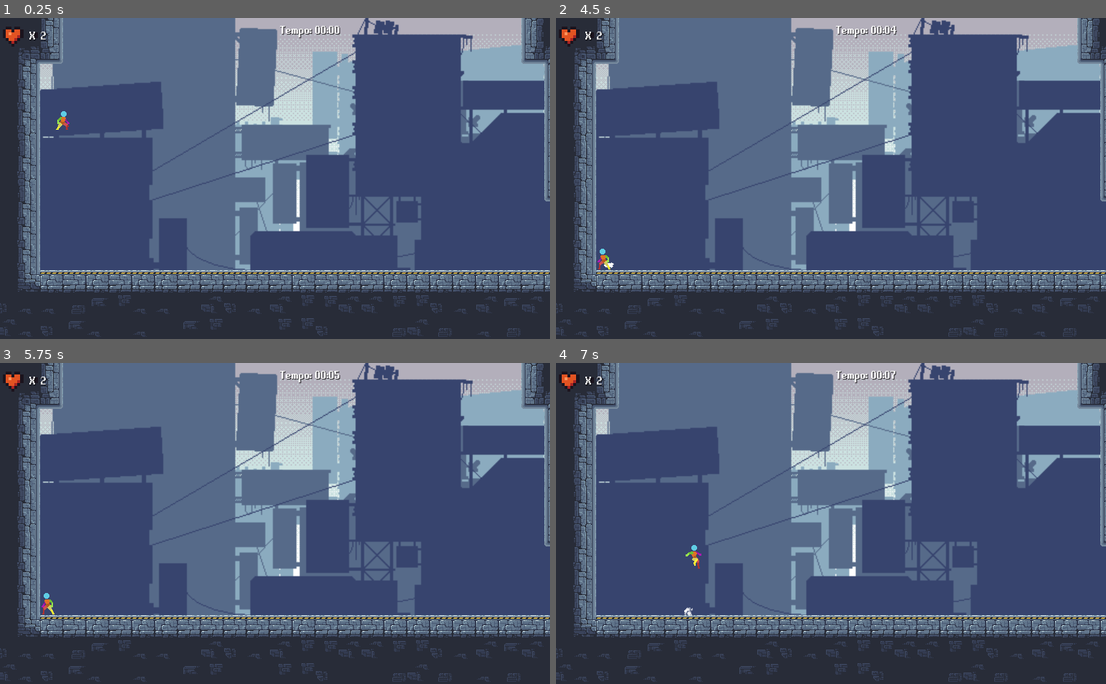
Above: before the commit, frames 1-4 (two rows, left to right).
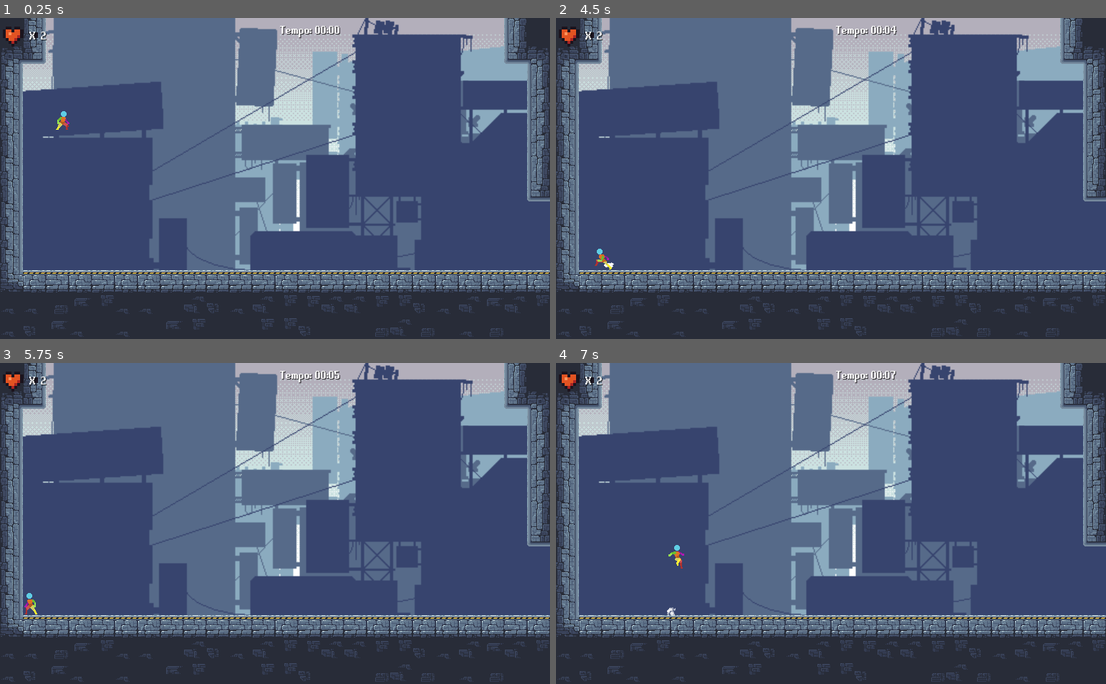
Above: after the commit, the same moments.

Repository: Eduardo-Pyment/Alquimista_dos_Sonhos-A_ultima_semente
Game: Godot game, scene res://Fases/fase_1.tscn
Same seed, same stepped clock (60 frames per second), same inputs: the game is played once before the commit and once after it. This scene is started directly instead of the project's main scene.
Inputs:
- Up to frame 1 (0.25 s): no input
- Up to frame 2 (4.5 s): tap Enter (ui_accept) at 0.5, 0.77, 1.52, 3.02, 3.77 s; hold Right (ui_right) 0.53-1.28 s; hold Left (ui_left) 1.28-2.03 s; hold Right (ui_right) 2.03-2.78 s; hold Up (ui_up) 2.78-3.53 s; hold Left (ui_left) from 3.53 s (still down)
- Up to frame 3 (5.75 s): keep holding Left (ui_left); tap Enter (ui_accept) at 4.52 s
- Up to frame 4 (7 s): release Left (ui_left) at 5.78 s; hold Right (ui_right) 5.78-6.53 s; tap Enter (ui_accept) at 6.02, 6.77 s; hold Up (ui_up) from 6.53 s (still down)

The runs differ from the first frame. In frame 1, 12% of the frame differs, in the area x 0-100%, y 0-100%; in frame 2, 12%; in frame 3, 12%; in frame 4, 12%.

Commit message:
Limpesa e tradução de nós

Diff:
--- a/Fases/fase_1.tscn
+++ b/Fases/fase_1.tscn
@@ -671,7 +671,6 @@
 
 [node name="TileMap" type="TileMap" parent="."]
 texture_filter = 1
-position = Vector2(24, 0)
 tile_set = SubResource("TileSet_elkec")
 format = 2
 layer_0/name = "BaseTiles"
@@ -685,7 +684,6 @@
 layer_1/tile_data = PackedInt32Array(786435, 917510, 21, 786436, 983046, 21, 786441, 917510, 21, 786442, 983046, 21, 786447, 917510, 21, 786448, 983046, 21, 786453, 917510, 21, 786454, 983046, 21, 24, 1048582, 14)
 
 [node name="NavigationRegion2D" type="NavigationRegion2D" parent="."]
-visible = false
 navigation_polygon = SubResource("NavigationPolygon_2chs2")
 
 [node name="Player" parent="." instance=ExtResource("3_3lnc8")]
@@ -764,18 +762,18 @@
 offset_left = -128.0
 offset_right = -128.0
 
-[node name="FireZone" type="Area2D" parent="."]
-position = Vector2(2088, 416)
+[node name="Zona_fogo" type="Area2D" parent="."]
+position = Vector2(2064, 416)
 collision_layer = 8
 collision_mask = 2
 script = ExtResource("11_rwtle")
 
-[node name="CollisionShape2D" type="CollisionShape2D" parent="FireZone"]
+[node name="CollisionShape2D" type="CollisionShape2D" parent="Zona_fogo"]
 position = Vector2(-16, 0)
 shape = SubResource("RectangleShape2D_vsgnm")
 debug_color = Color(1, 0, 0, 0.392157)
 
-[node name="GPUParticles2D" type="GPUParticles2D" parent="FireZone"]
+[node name="GPUParticles2D" type="GPUParticles2D" parent="Zona_fogo"]
 show_behind_parent = true
 position = Vector2(-16, 0)
 amount = 2500
@@ -788,7 +786,7 @@
 position = Vector2(1768, 352)
 
 [node name="Hidrogenio" parent="." instance=ExtResource("13_07k27")]
-position = Vector2(1056, 104)
+position = Vector2(1056, 88)
 script = SubResource("GDScript_tb7qc")
 
 [node name="Hidrogenio2" parent="." instance=ExtResource("14_cgojb")]
@@ -799,25 +797,24 @@
 collision_layer = 4
 collision_mask = 2
 
-[node name="AnimatableBody2D" parent="." instance=ExtResource("16_b2qrh")]
+[node name="Plataforma_1" parent="." instance=ExtResource("16_b2qrh")]
 position = Vector2(976, 256)
 Distancia = Vector2(0, 112)
 TempoTransicao = 7.0
 
-[node name="AnimatableBody2D2" parent="." instance=ExtResource("16_b2qrh")]
+[node name="Plataforma_2" parent="." instance=ExtResource("16_b2qrh")]
 show_behind_parent = true
 position = Vector2(1664, 384)
 Distancia = Vector2(0, 50)
 TempoTransicao = 5.0
 
-[node name="CollisionShape2D" parent="AnimatableBody2D2" index="0"]
+[node name="CollisionShape2D" parent="Plataforma_2" index="0"]
 shape = SubResource("RectangleShape2D_mooex")
 
-[node name="Sprite2D" parent="AnimatableBody2D2" index="1"]
+[node name="Sprite2D" parent="Plataforma_2" index="1"]
 region_rect = Rect2(128, 0, 32, 96)
 
 [node name="Dicas" parent="." instance=ExtResource("17_kuioi")]
-visible = false
 offset_left = 1496.0
 offset_top = 24.0
 offset_right = 2072.0
@@ -886,10 +883,10 @@
 text = "03"
 label_settings = SubResource("LabelSettings_pt2se")
 
-[node name="Area2D" parent="." instance=ExtResource("21_aw1ic")]
+[node name="Area_queda" parent="." instance=ExtResource("21_aw1ic")]
 position = Vector2(918, 449)
 
-[connection signal="body_entered" from="FireZone" to="FireZone" method="_on_body_entered"]
+[connection signal="body_entered" from="Zona_fogo" to="Zona_fogo" method="_on_body_entered"]
 [connection signal="timeout" from="HUD/Control/clock_timer" to="HUD/Control" method="_on_clock_timer_timeout"]
 
-[editable path="AnimatableBody2D2"]
+[editable path="Plataforma_2"]
--- a/Scenes/maquina_agua.tscn
+++ b/Scenes/maquina_agua.tscn
@@ -1,248 +1,248 @@
 [gd_scene load_steps=69 format=3 uid="uid://bk6t51v2413ci"]
 
 [ext_resource type="Script" path="res://Scripts/maquina_agua.gd" id="1_pfoxp"]
-[ext_resource type="Texture2D" uid="uid://dikdbghof1tqv" path="res://Assets/Textures/Itens/water machine/idle/water_machine_idle_64x64.png" id="2_7jxx8"]
-[ext_resource type="Texture2D" uid="uid://b3kyohg74por" path="res://Assets/Textures/Itens/water machine/active/water_machine1_on_64x64.png" id="2_a5ale"]
+[ext_resource type="Texture2D" uid="uid://b3kyohg74por" path="res://Assets/Textures/Itens/Maquina/active/water_machine1_on_64x64.png" id="2_oya5t"]
+[ext_resource type="Texture2D" uid="uid://uvjk8i5wqint" path="res://Assets/Textures/Itens/Maquina/full/water_machine_full_64x64.png" id="3_28mkg"]
 [ext_resource type="Texture2D" uid="uid://dh8qadmgci8wf" path="res://Assets/Textures/U.I/placeholder_uparrow.png" id="3_cljn2"]
-[ext_resource type="Texture2D" uid="uid://uvjk8i5wqint" path="res://Assets/Textures/Itens/water machine/full/water_machine_full_64x64.png" id="3_o2vkr"]
+[ext_resource type="Texture2D" uid="uid://dikdbghof1tqv" path="res://Assets/Textures/Itens/Maquina/idle/water_machine_idle_64x64.png" id="4_wgfrp"]
 
 [sub_resource type="RectangleShape2D" id="RectangleShape2D_apu4s"]
 size = Vector2(46, 35.5)
 
 [sub_resource type="AtlasTexture" id="AtlasTexture_lbqpl"]
-atlas = ExtResource("2_a5ale")
+atlas = ExtResource("2_oya5t")
 region = Rect2(0, 0, 64, 64)
 
 [sub_resource type="AtlasTexture" id="AtlasTexture_rso2w"]
-atlas = ExtResource("2_a5ale")
+atlas = ExtResource("2_oya5t")
 region = Rect2(0, 64, 64, 64)
 
 [sub_resource type="AtlasTexture" id="AtlasTexture_3w1fi"]
-atlas = ExtResource("2_a5ale")
+atlas = ExtResource("2_oya5t")
 region = Rect2(0, 128, 64, 64)
 
 [sub_resource type="AtlasTexture" id="AtlasTexture_bgof2"]
-atlas = ExtResource("2_a5ale")
+atlas = ExtResource("2_oya5t")
 region = Rect2(0, 192, 64, 64)
 
 [sub_resource type="AtlasTexture" id="AtlasTexture_30y34"]
-atlas = ExtResource("2_a5ale")
+atlas = ExtResource("2_oya5t")
 region = Rect2(0, 256, 64, 64)
 
 [sub_resource type="AtlasTexture" id="AtlasTexture_2sclh"]
-atlas = ExtResource("2_a5ale")
+atlas = ExtResource("2_oya5t")
 region = Rect2(0, 320, 64, 64)
 
 [sub_resource type="AtlasTexture" id="AtlasTexture_7hxxk"]
-atlas = ExtResource("2_a5ale")
+atlas = ExtResource("2_oya5t")
 region = Rect2(0, 384, 64, 64)
 
 [sub_resource type="AtlasTexture" id="AtlasTexture_mnq8v"]
-atlas = ExtResource("2_a5ale")
+atlas = ExtResource("2_oya5t")
 region = Rect2(0, 448, 64, 64)
 
 [sub_resource type="AtlasTexture" id="AtlasTexture_h2j5f"]
-atlas = ExtResource("2_a5ale")
+atlas = ExtResource("2_oya5t")
 region = Rect2(0, 512, 64, 64)
 
 [sub_resource type="AtlasTexture" id="AtlasTexture_8e1n3"]
-atlas = ExtResource("2_a5ale")
+atlas = ExtResource("2_oya5t")
 region = Rect2(0, 576, 64, 64)
 
 [sub_resource type="AtlasTexture" id="AtlasTexture_bu7ng"]
-atlas = ExtResource("2_a5ale")
+atlas = ExtResource("2_oya5t")
 region = Rect2(0, 640, 64, 64)
 
 [sub_resource type="AtlasTexture" id="AtlasTexture_dw74v"]
-atlas = ExtResource("2_a5ale")
+atlas = ExtResource("2_oya5t")
 region = Rect2(0, 704, 64, 64)
 
 [sub_resource type="AtlasTexture" id="AtlasTexture_4iwfa"]
-atlas = ExtResource("2_a5ale")
+atlas = ExtResource("2_oya5t")
 region = Rect2(0, 768, 64, 64)
 
 [sub_resource type="AtlasTexture" id="AtlasTexture_8bs2e"]
-atlas = ExtResource("2_a5ale")
+atlas = ExtResource("2_oya5t")
 region = Rect2(0, 832, 64, 64)
 
 [sub_resource type="AtlasTexture" id="AtlasTexture_i6a5c"]
-atlas = ExtResource("2_a5ale")
+atlas = ExtResource("2_oya5t")
 region = Rect2(0, 896, 64, 64)
 
 [sub_resource type="AtlasTexture" id="AtlasTexture_8xk4i"]
-atlas = ExtResource("2_a5ale")
+atlas = ExtResource("2_oya5t")
 region = Rect2(0, 960, 64, 64)
 
 [sub_resource type="AtlasTexture" id="AtlasTexture_cawjq"]
-atlas = ExtResource("2_a5ale")
+atlas = ExtResource("2_oya5t")
 region = Rect2(0, 1024, 64, 64)
 
 [sub_resource type="AtlasTexture" id="AtlasTexture_rnxwl"]
-atlas = ExtResource("2_a5ale")
+atlas = ExtResource("2_oya5t")
 region = Rect2(0, 1088, 64, 64)
 
 [sub_resource type="AtlasTexture" id="AtlasTexture_pnt4u"]
-atlas = ExtResource("2_a5ale")
+atlas = ExtResource("2_oya5t")
 region = Rect2(0, 1152, 64, 64)
 
 [sub_resource type="AtlasTexture" id="AtlasTexture_gptsh"]
-atlas = ExtResource("2_a5ale")
+atlas = ExtResource("2_oya5t")
 region = Rect2(0, 1216, 64, 64)
 
 [sub_resource type="AtlasTexture" id="AtlasTexture_12601"]
-atlas = ExtResource("2_a5ale")
+atlas = ExtResource("2_oya5t")
 region = Rect2(0, 1280, 64, 64)
 
 [sub_resource type="AtlasTexture" id="AtlasTexture_7p5j8"]
-atlas = ExtResource("2_a5ale")
+atlas = ExtResource("2_oya5t")
 region = Rect2(0, 1344, 64, 64)
 
 [sub_resource type="AtlasTexture" id="AtlasTexture_ay8na"]
-atlas = ExtResource("2_a5ale")
+atlas = ExtResource("2_oya5t")
 region = Rect2(0, 1408, 64, 64)
 
 [sub_resource type="AtlasTexture" id="AtlasTexture_pp6aq"]
-atlas = ExtResource("2_a5ale")
+atlas = ExtResource("2_oya5t")
 region = Rect2(0, 1472, 64, 64)
 
 [sub_resource type="AtlasTexture" id="AtlasTexture_cijrw"]
-atlas = ExtResource("2_a5ale")
+atlas = ExtResource("2_oya5t")
 region = Rect2(0, 1536, 64, 64)
 
 [sub_resource type="AtlasTexture" id="AtlasTexture_c7gqs"]
-atlas = ExtResource("2_a5ale")
+atlas = ExtResource("2_oya5t")
 region = Rect2(0, 1600, 64, 64)
 
 [sub_resource type="AtlasTexture" id="AtlasTexture_2ys13"]
-atlas = ExtResource("2_a5ale")
+atlas = ExtResource("2_oya5t")
 region = Rect2(0, 1664, 64, 64)
 
 [sub_resource type="AtlasTexture" id="AtlasTexture_yo5md"]
-atlas = ExtResource("2_a5ale")
+atlas = ExtResource("2_oya5t")
 region = Rect2(0, 1728, 64, 64)
 
 [sub_resource type="AtlasTexture" id="AtlasTexture_4hehj"]
-atlas = ExtResource("2_a5ale")
+atlas = ExtResource("2_oya5t")
 region = Rect2(0, 1792, 64, 64)
 
 [sub_resource type="AtlasTexture" id="AtlasTexture_x3l67"]
-atlas = ExtResource("2_a5ale")
+atlas = ExtResource("2_oya5t")
 region = Rect2(0, 1856, 64, 64)
 
 [sub_resource type="AtlasTexture" id="AtlasTexture_g5mg4"]
-atlas = ExtResource("2_a5ale")
+atlas = ExtResource("2_oya5t")
 region = Rect2(0, 1920, 64, 64)
 
 [sub_resource type="AtlasTexture" id="AtlasTexture_xp8sp"]
-atlas = ExtResource("3_o2vkr")
+atlas = ExtResource("3_28mkg")
 region = Rect2(0, 0, 64, 64)
 
 [sub_resource type="AtlasTexture" id="AtlasTexture_imj7n"]
-atlas = ExtResource("3_o2vkr")
+atlas = ExtResource("3_28mkg")
 region = Rect2(0, 64, 64, 64)
 
 [sub_resource type="AtlasTexture" id="AtlasTexture_0wcqb"]
-atlas = ExtResource("3_o2vkr")
+atlas = ExtResource("3_28mkg")
 region = Rect2(0, 128, 64, 64)
 
 [sub_resource type="AtlasTexture" id="AtlasTexture_07g5c"]
-atlas = ExtResource("3_o2vkr")
+atlas = ExtResource("3_28mkg")
 region = Rect2(0, 192, 64, 64)
 
 [sub_resource type="AtlasTexture" id="AtlasTexture_waowa"]
-atlas = ExtResource("3_o2vkr")
+atlas = ExtResource("3_28mkg")
 region = Rect2(0, 256, 64, 64)
 
 [sub_resource type="AtlasTexture" id="AtlasTexture_yg3yp"]
-atlas = ExtResource("3_o2vkr")
+atlas = ExtResource("3_28mkg")
 region = Rect2(0, 320, 64, 64)
 
 [sub_resource type="AtlasTexture" id="AtlasTexture_fnyvj"]
-atlas = ExtResource("3_o2vkr")
+atlas = ExtResource("3_28mkg")
 region = Rect2(0, 384, 64, 64)
 
 [sub_resource type="AtlasTexture" id="AtlasTexture_x4s7j"]
-atlas = ExtResource("3_o2vkr")
+atlas = ExtResource("3_28mkg")
 region = Rect2(0, 448, 64, 64)
 
 [sub_resource type="AtlasTexture" id="AtlasTexture_6pm2f"]
-atlas = ExtResource("3_o2vkr")
+atlas = ExtResource("3_28mkg")
 region = Rect2(0, 512, 64, 64)
 
 [sub_resource type="AtlasTexture" id="AtlasTexture_ejf51"]
-atlas = ExtResource("3_o2vkr")
+atlas = ExtResource("3_28mkg")
 region = Rect2(0, 576, 64, 64)
 
 [sub_resource type="AtlasTexture" id="AtlasTexture_7e73h"]
-atlas = ExtResource("3_o2vkr")
+atlas = ExtResource("3_28mkg")
 region = Rect2(0, 640, 64, 64)
 
 [sub_resource type="AtlasTexture" id="AtlasTexture_d28h4"]
-atlas = ExtResource("3_o2vkr")
+atlas = ExtResource("3_28mkg")
 region = Rect2(0, 704, 64, 64)
 
 [sub_resource type="AtlasTexture" id="AtlasTexture_omjdv"]
-atlas = ExtResource("3_o2vkr")
+atlas = ExtResource("3_28mkg")
 region = Rect2(0, 768, 64, 64)
 
 [sub_resource type="AtlasTexture" id="AtlasTexture_46r6r"]
-atlas = ExtResource("3_o2vkr")
+atlas = ExtResource("3_28mkg")
 region = Rect2(0, 832, 64, 64)
 
 [sub_resource type="AtlasTexture" id="AtlasTexture_tyqyr"]
-atlas = ExtResource("2_7jxx8")
+atlas = ExtResource("4_wgfrp")
 region = Rect2(0, 0, 64, 64)
 
 [sub_resource type="AtlasTexture" id="AtlasTexture_3yd1v"]
-atlas = ExtResource("2_7jxx8")
+atlas = ExtResource("4_wgfrp")
 region = Rect2(0, 64, 64, 64)
 
 [sub_resource type="AtlasTexture" id="AtlasTexture_obc41"]
-atlas = ExtResource("2_7jxx8")
+atlas = ExtResource("4_wgfrp")
 region = Rect2(0, 128, 64, 64)
 
 [sub_resource type="AtlasTexture" id="AtlasTexture_5nos0"]
-atlas = ExtResource("2_7jxx8")
+atlas = ExtResource("4_wgfrp")
 region = Rect2(0, 192, 64, 64)
 
 [sub_resource type="AtlasTexture" id="AtlasTexture_jglg2"]
-atlas = ExtResource("2_7jxx8")
+atlas = ExtResource("4_wgfrp")
 region = Rect2(0, 256, 64, 64)
 
 [sub_resource type="AtlasTexture" id="AtlasTexture_3mf5d"]
-atlas = ExtResource("2_7jxx8")
+atlas = ExtResource("4_wgfrp")
 region = Rect2(0, 320, 64, 64)
 
 [sub_resource type="AtlasTexture" id="AtlasTexture_i3hb7"]
-atlas = ExtResource("2_7jxx8")
+atlas = ExtResource("4_wgfrp")
 region = Rect2(0, 384, 64, 64)
 
 [sub_resource type="AtlasTexture" id="AtlasTexture_wp3ge"]
-atlas = ExtResource("2_7jxx8")
+atlas = ExtResource("4_wgfrp")
 region = Rect2(0, 448, 64, 64)
 
 [sub_resource type="AtlasTexture" id="AtlasTexture_ehtw4"]
-atlas = ExtResource("2_7jxx8")
+atlas = ExtResource("4_wgfrp")
 region = Rect2(0, 512, 64, 64)
 
 [sub_resource type="AtlasTexture" id="AtlasTexture_21o7s"]
-atlas = ExtResource("2_7jxx8")
+atlas = ExtResource("4_wgfrp")
 region = Rect2(0, 576, 64, 64)
 
 [sub_resource type="AtlasTexture" id="AtlasTexture_wc4my"]
-atlas = ExtResource("2_7jxx8")
+atlas = ExtResource("4_wgfrp")
 region = Rect2(0, 640, 64, 64)
 
 [sub_resource type="AtlasTexture" id="AtlasTexture_ibtpf"]
-atlas = ExtResource("2_7jxx8")
+atlas = ExtResource("4_wgfrp")
 region = Rect2(0, 704, 64, 64)
 
 [sub_resource type="AtlasTexture" id="AtlasTexture_vo30p"]
-atlas = ExtResource("2_7jxx8")
+atlas = ExtResource("4_wgfrp")
 region = Rect2(0, 768, 64, 64)
 
 [sub_resource type="AtlasTexture" id="AtlasTexture_6d6oo"]
-atlas = ExtResource("2_7jxx8")
+atlas = ExtResource("4_wgfrp")
 region = Rect2(0, 832, 64, 64)
 
 [sub_resource type="SpriteFrames" id="SpriteFrames_yc0mb"]
@@ -479,4 +479,3 @@
 
 [connection signal="body_entered" from="." to="." method="_on_body_entered"]
 [connection signal="body_exited" from="." to="." method="_on_body_exited"]
-[connection signal="input_event" from="." to="." method="_on_input_event"]
Not shown, removed: gitignore.txt
